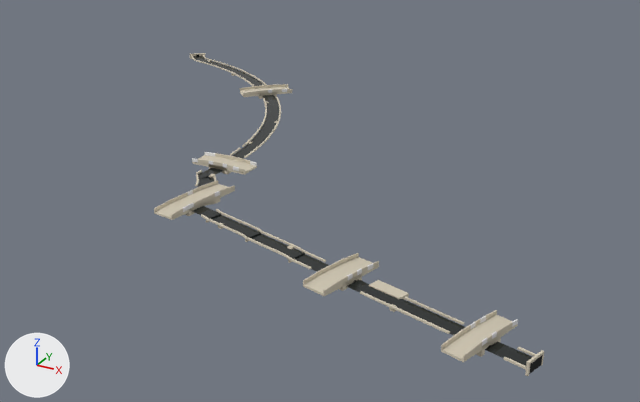
A saved change to the glTF model export/godot/concordia_cauce.glb.
Both versions are drawn from a 50 mm camera at (220.0, -184.0, 93.0) aimed at (110.0, 17.0, -7.0). Every picture has the same lights, and +X, +Y and +Z are marked at lower left. The first picture is the older version.

In view in the first picture: 'CAU_Banks', 'CAU_Culvert', 'CAU_Muelle_Pescadores', 'CAU_Water', 'TRN_Bridge_01-col', 'TRN_Bridge_02-col', 'TRN_Bridge_03-col', 'TRN_Bridge_04-col', 'TRN_Bridge_05-col' and 7 more.
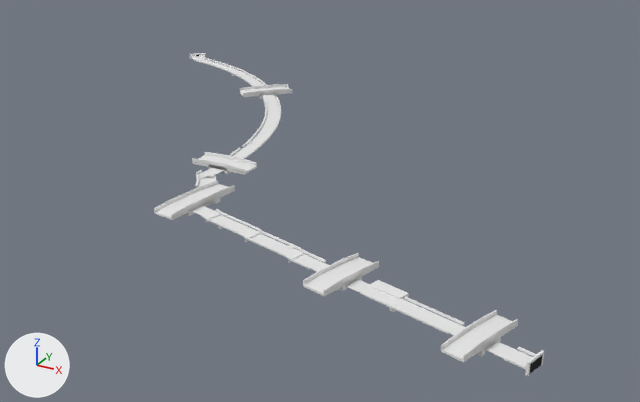
Boxes (x1, y1, x2, y2) around the edits, measured in the pictures (640 x 402 px):
'CAU_Water', surface changed, recoloured
    both: (192, 56, 532, 366)
'CAU_Banks', recoloured
    both: (191, 55, 536, 370)
'TRN_Bridge_05-col', recoloured (pale yellow to white)
    both: (441, 310, 518, 362)
'TRN_Bridge_04-col', recoloured (pale yellow to white)
    both: (303, 253, 379, 296)
'TRN_Bridge_03-col', recoloured (pale yellow to white)
    both: (154, 180, 235, 220)
'TRN_Bridge_02-col', recoloured (pale yellow to white)
    both: (192, 153, 257, 175)
'TRN_Bridge_01-col', recoloured (pale yellow to white)
    both: (240, 84, 292, 99)
'CAU_Muelle_Pescadores', recoloured (pale yellow to white)
    both: (369, 280, 409, 300)
'CAU_Culvert', recoloured
    both: (525, 350, 544, 376)

The change, as a list of edits to the scene's bpy script:
```text
Change mat_mat_water:
    mat_mat_water.base_color: (0.0103, 0.0144, 0.0137) -> (0.8, 0.8, 0.8)  # black #1a201f -> white #e7e7e7
    mat_mat_water.roughness: 0.07 -> 1.0
Add mat_mat_limestone_worn:
    mat_mat_limestone_worn = principled_material('MAT_Limestone_Worn')
    mat_mat_limestone_worn.base_color = (0.8, 0.8, 0.8)  # white #e7e7e7
    mat_mat_limestone_worn.roughness = 1.0
Change me_trn_bridge_01_col:
    where me_trn_bridge_01_col.from_pydata(...)  # 138 vertices, 308 faces; spans x -7.8..8.5, y -8.1..8.2, z 0.0..2.8
    remove me_trn_bridge_01_col.materials.append(mat_mat_stone_limestone)  # pale yellow #cfc6b2
    add me_trn_bridge_01_col.materials.append(mat_mat_limestone_worn)  # white #e7e7e7
Change me_trn_bridge_02_col:
    where me_trn_bridge_02_col.from_pydata(...)  # 122 vertices, 248 faces; spans x -8.9..8.1, y -3.1..2.9, z 0.0..2.8
    remove me_trn_bridge_02_col.materials.append(mat_mat_stone_limestone)  # pale yellow #cfc6b2
    add me_trn_bridge_02_col.materials.append(mat_mat_limestone_worn)  # white #e7e7e7
Change me_trn_bridge_03_col:
    where me_trn_bridge_03_col.from_pydata(...)  # 150 vertices, 332 faces; spans x -4.3..4.7, y -11.6..11.1, z 0.0..2.8
    remove me_trn_bridge_03_col.materials.append(mat_mat_stone_limestone)  # pale yellow #cfc6b2
    add me_trn_bridge_03_col.materials.append(mat_mat_limestone_worn)  # white #e7e7e7
Change me_trn_bridge_04_col:
    where me_trn_bridge_04_col.from_pydata(...)  # 138 vertices, 296 faces; spans x -4.6..5.4, y -8.8..9.2, z 0.0..2.8
    remove me_trn_bridge_04_col.materials.append(mat_mat_stone_limestone)  # pale yellow #cfc6b2
    add me_trn_bridge_04_col.materials.append(mat_mat_limestone_worn)  # white #e7e7e7
Change me_trn_bridge_05_col:
    where me_trn_bridge_05_col.from_pydata(...)  # 134 vertices, 272 faces; spans x -4.5..5.0, y -8.4..9.3, z 0.0..3.2
    remove me_trn_bridge_05_col.materials.append(mat_mat_stone_limestone)  # pale yellow #cfc6b2
    add me_trn_bridge_05_col.materials.append(mat_mat_limestone_worn)  # white #e7e7e7
Change me_cau_muelle_pescadores:
    where me_cau_muelle_pescadores.from_pydata(...)  # 8 vertices, 12 faces; spans x -4.25..4.25, y -2.48..2.48, z 0.0..1.05
    remove me_cau_muelle_pescadores.materials.append(mat_mat_stone_limestone)  # pale yellow #cfc6b2
    add me_cau_muelle_pescadores.materials.append(mat_mat_limestone_worn)  # white #e7e7e7
Change me_cau_banks:
    where me_cau_banks.from_pydata(...)  # 760 vertices, 2124 faces; spans x -77.0..102.0, y -74.0..73.0, z 0.0..2.0
    remove me_cau_banks.materials.append(mat_mat_stone_limestone)  # pale yellow #cfc6b2
    add me_cau_banks.materials.append(mat_mat_limestone_worn)  # white #e7e7e7
Change me_cau_culvert:
    where me_cau_culvert.from_pydata(...)  # 20 vertices, 36 faces; spans x -0.89..0.89, y -2.48..2.48, z 0.0..2.8
    remove me_cau_culvert.materials.append(mat_mat_stone_limestone)  # pale yellow #cfc6b2
    add me_cau_culvert.materials.append(mat_mat_limestone_worn)  # white #e7e7e7
```
